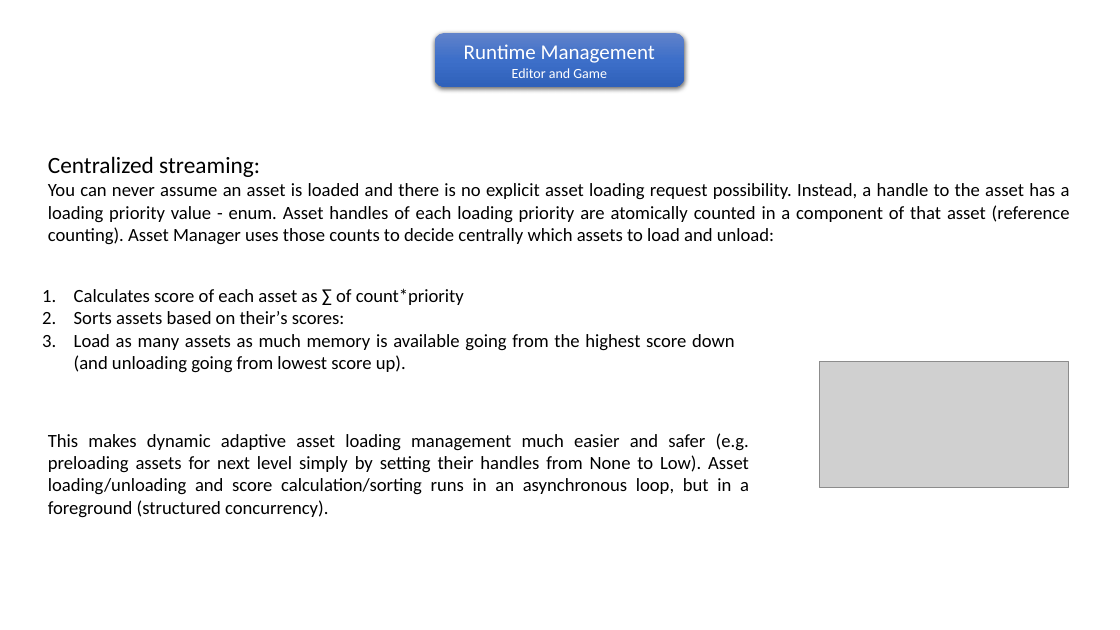
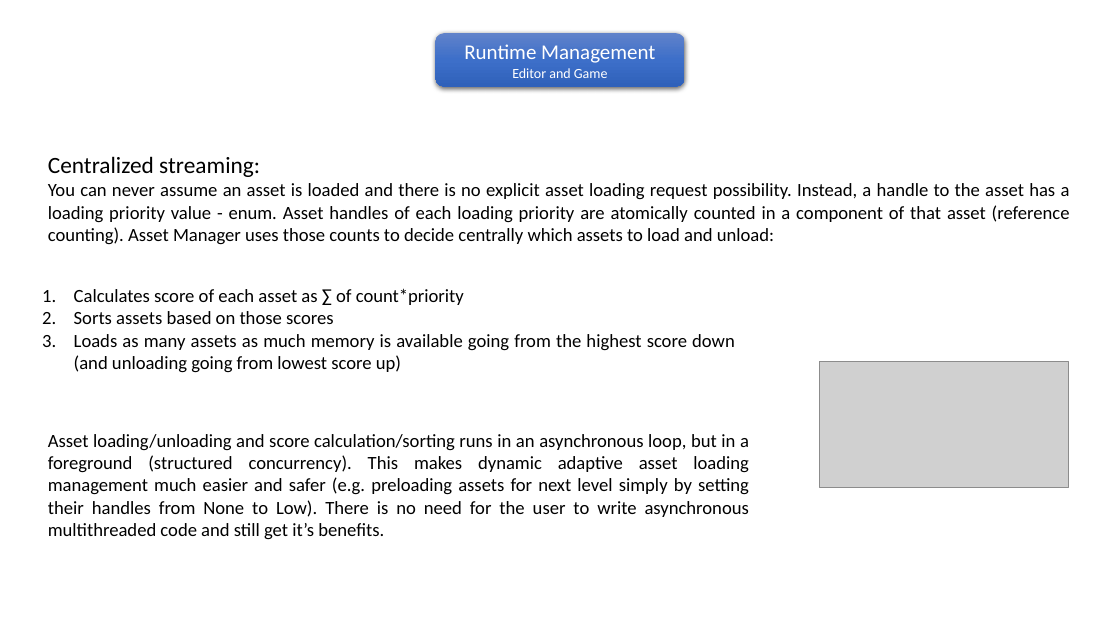
Before and after one commit to pawel-kaleta/FoolsEngine, a slide deck: slide 7 of Documentation/Asset Pipeline.pptx (slide 5 before the commit). Drawn at 1120x630 pixels with LibreOffice and Linux fonts; fonts in the diff are those of the drawing; grey boxes stand for pictures. Boxes give left, top, right and bottom in pixels: in the first picture for what was removed or moved away, otherwise in the second. Text is boxed around its words. In the diff, an @@ line names an element or a change of style, - is before the commit and + after.

```diff
--- a/Documentation/Asset Pipeline.pptx
+++ b/Documentation/Asset Pipeline.pptx
@@ text at (74,311,735,373): text changed @@
-2. Sorts assets based on their’s scores:
-3. Load as many assets as much memory is available going from the highest score down (and unloading going from lowest score up).
+2. Sorts assets based on those scores
+3. Loads as many assets as much memory is available going from the highest score down (and unloading going from lowest score up)
@@ text at (48,434,749,540): text changed @@
-This makes dynamic adaptive asset loading management much easier and safer (e.g. preloading assets for next level simply by setting their handles from None to Low). Asset loading/unloading and score calculation/sorting runs in an asynchronous loop, but in a foreground (structured concurrency).
+Asset loading/unloading and score calculation/sorting runs in an asynchronous loop, but in a foreground (structured concurrency). This makes dynamic adaptive asset loading management much easier and safer (e.g. preloading assets for next level simply by setting their handles from None to Low). There is no need for the user to write asynchronous multithreaded code and still get it’s benefits.
```
Also in this commit, not shown: 3 other slides changed, 2 slides added, 12 other files.
